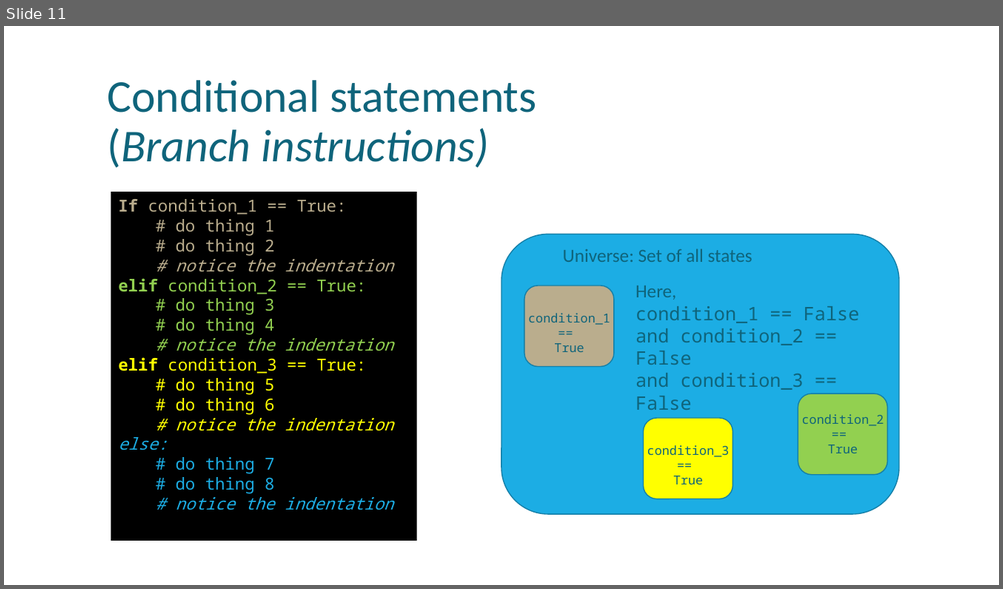
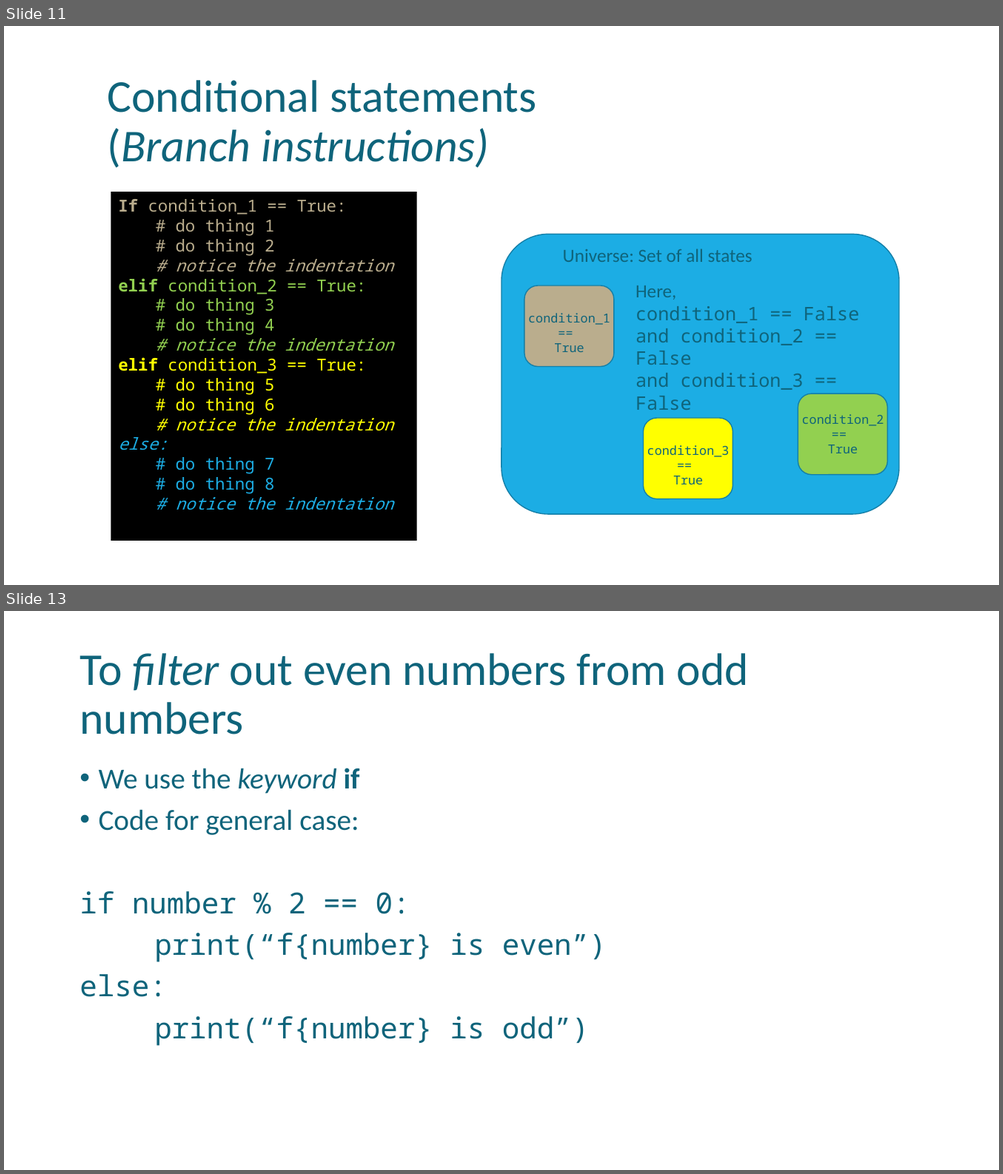
Before and after one commit to uday87j/teach_python, a slide deck: fundamentals/3-Binary Numbers, Operations, Conditionals.pptx. Shown one above the other, each under a label of ours: slide 11 before the commit, slides 11 and 13 after it; the slides between them are not shown. The pictures are 1003x589 and 1003x1174 pixels, drawn with LibreOffice and Linux fonts; fonts in the diff are those of the drawing. Boxes give left, top, right and bottom in pixels: in the first picture for what was removed or moved away, otherwise in the second. Text is boxed around its words. In the diff, an @@ line names an element or a change of style, - is before the commit and + after.

```diff
--- a/fundamentals/3-Binary Numbers, Operations, Conditionals.pptx
+++ b/fundamentals/3-Binary Numbers, Operations, Conditionals.pptx
@@ slide 13 added at (x1=4, y1=611, x2=999, y2=1170), background #FFFFFF @@
@@ title added at (x1=79, y1=653, x2=748, y2=735), 44 pt, text #0F647B @@
+To filter out even numbers from odd numbers
@@ text added at (x1=79, y1=768, x2=606, y2=1046), 28 pt, text #0F647B @@
+• We use the keyword if
+• Code for general case:
+if number % 2 == 0:
+print(“f{number} is even”)
+else:
+print(“f{number} is odd”)
```
Also in this commit, not shown: 2 slides changed, 1 other slide added, 1 other file.
